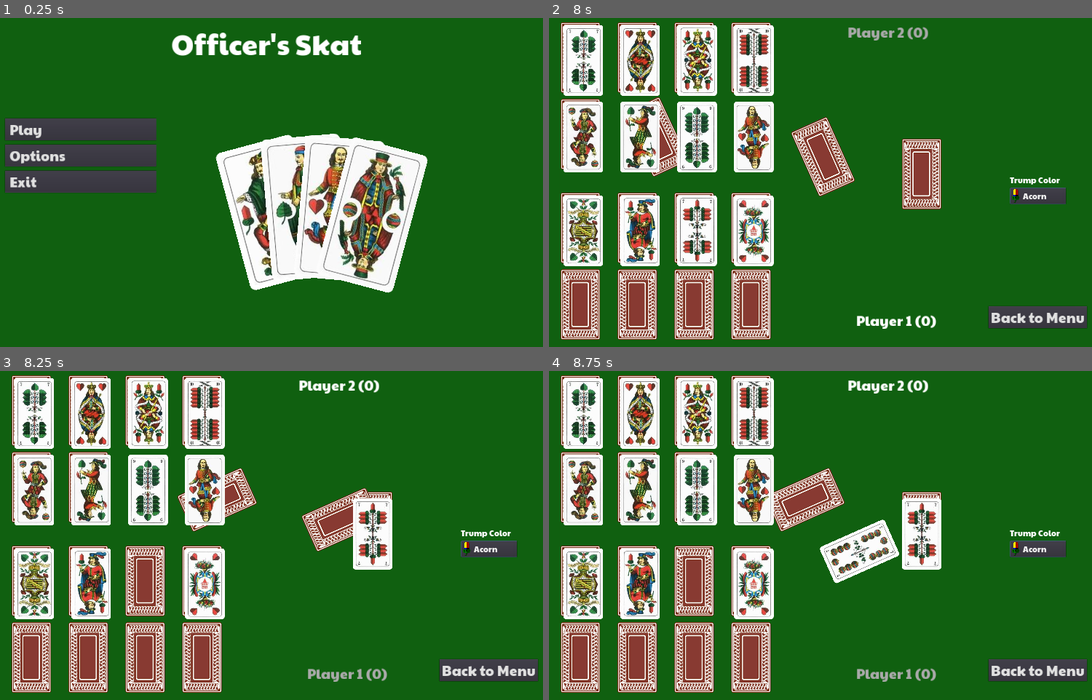
Above: before the commit, frames 1-4 (two rows, left to right).
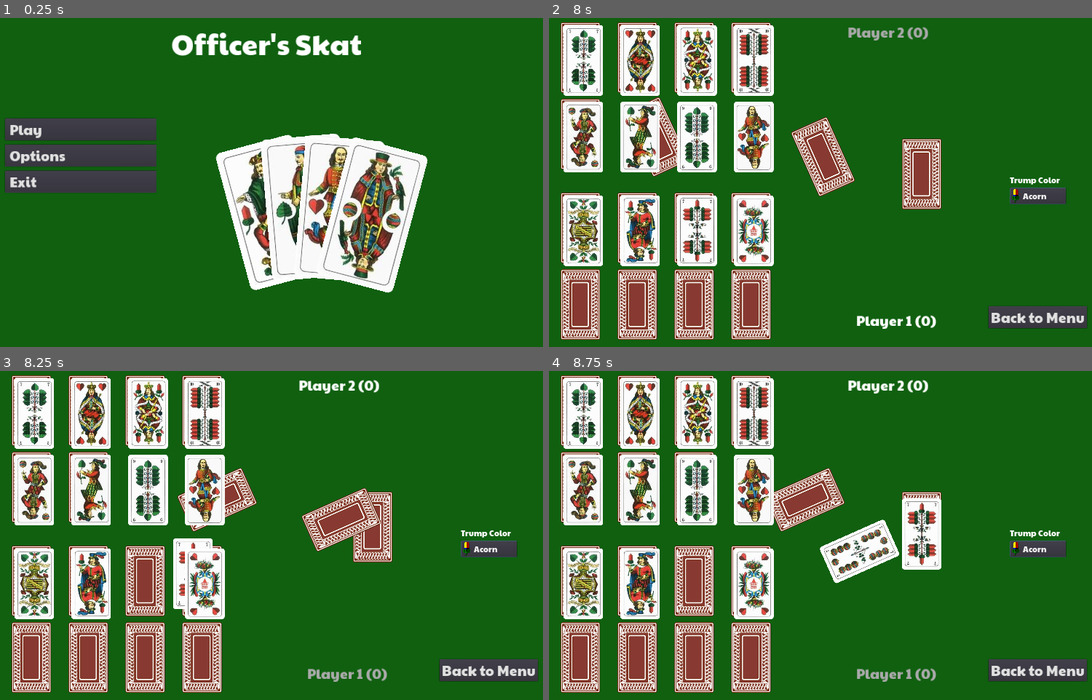
Above: after the commit, the same moments.

Repository: DanielGronau/officers_skat
Game: Godot game, scene res://Menu/Menu.tscn
Two runs of this game, one before a commit and one after it. Both use one fixed random seed, a clock stepped at 60 frames per second and the inputs below.
Inputs (mouse positions are in pixels of both pictures, inside the frame that each line leads up to):
- Up to frame 1 (0.25 s): no input
- Up to frame 2 (8 s): click "Play" at 0.5 s; click "Acorn" at 1.25 s; click "Acorn" at 2 s; click "Acorn" at 2.75 s; move the mouse to (787, 248) at 3.52 s; click (787, 248) at 3.67 s; move the mouse to (988, 231) at 4.27 s; click (988, 231) at 4.42 s; move the mouse to (641, 129) at 5.02 s; click (641, 129) at 5.17 s; move the mouse to (842, 182) at 5.77 s; click (842, 182) at 5.92 s; move the mouse to (728, 96) at 6.52 s; click (728, 96) at 6.67 s; move the mouse to (945, 162) at 7.27 s; click (945, 162) at 7.42 s
- Up to frame 3 (8.25 s): move the mouse to (146, 551) at 8.02 s; click (146, 551) at 8.17 s
- Up to frame 4 (8.75 s): no input

Frames 1-2 are identical in both runs. In frame 3, 1.9% of the frame differs, in the area x 31-73%, y 38-73%; in frame 4, nothing differs.

Commit message:
play card animation

Diff:
--- a/Game/Game.gd
+++ b/Game/Game.gd
@@ -4,7 +4,7 @@
 const rows = [1035, 165, 765, 435]
 
 func _ready():
-	prepareCards(Vector2(1400, 575))
+	initCards(Vector2(1400, 575))
 	$Player1Container.add_child(Global.player1)
 	$Player2Container.add_child(Global.player2)
 	deal_backsides()
@@ -12,7 +12,7 @@
 func _on_BackButton_pressed():
 	get_tree().change_scene("res://Menu/Menu.tscn")
 
-func prepareCards(point: Vector2):
+func initCards(point: Vector2):
 	for card in Global.cards:
 		card.set_position(point)
 		add_child(card)
@@ -44,37 +44,35 @@
 		else:
 			c.loc = Global.Loc.PLAYER2
 		if open:
-			deal_card(c, Vector2(cols[x]+10, rows[y]+10), true)
+			c.z_index = 10
+			c.flip()
+			animate_card(c, Vector2(cols[x]+10, rows[y]+10), true)
 			c.below = Global.cards[i-16]
 		else:
-			deal_card(c, Vector2(cols[x], rows[y]), false)
+			c.z_index = 9
+			animate_card(c, Vector2(cols[x], rows[y]), true)
 
-func deal_card(card: Node, pos: Vector2, open: bool):
-	if open:
-		card.z_index = 10
-	else:
-		card.z_index = 9
-	if card.open != open:
-			card.flip()
+func animate_card(card: Node, pos: Vector2, rotate: bool, speed: float = 1.0):
 	var animation = Animation.new()
 	var track_index = animation.add_track(Animation.TYPE_VALUE)
 	animation.track_set_path(track_index, card.name + ":position")
 	animation.track_insert_key(track_index, 0.0, card.position)
 	animation.track_insert_key(track_index, 1, pos)
-	track_index = animation.add_track(Animation.TYPE_VALUE)
-	animation.track_set_path(track_index, card.name + ":rotation_degrees")
-	animation.track_insert_key(track_index, 0.0, 0)
-	animation.track_insert_key(track_index, 1, 360)
+	if rotate:
+		track_index = animation.add_track(Animation.TYPE_VALUE)
+		animation.track_set_path(track_index, card.name + ":rotation_degrees")
+		animation.track_insert_key(track_index, 0.0, 0)
+		animation.track_insert_key(track_index, 1, 360)
 	var player = AnimationPlayer.new()
 	add_child(player)
 	player.add_animation(card.name, animation)
-	player.play(card.name)
+	player.play(card.name, -1, speed)
 	yield(player, "animation_finished")
 	remove_child(player)
 	player.queue_free()
 
 func _on_card_clicked(card: Card) -> void:
-	if (card.loc == Global.Loc.PLAYER1 && Global.player1.moving) || (card.loc == Global.Loc.PLAYER2 && Global.player2.moving):
+	if Global.trump != null && (card.loc == Global.Loc.PLAYER1 && Global.player1.moving) || (card.loc == Global.Loc.PLAYER2 && Global.player2.moving):
 		if Global.card1_played == null:
 			first_card_played(card)
 		elif Global.card2_played == null && can_play(card):
@@ -83,12 +81,14 @@
 func first_card_played(card: Card) -> void:
 	Global.card1_played = card
 	Global.show_players(true)
-	card.position = Vector2(1400, 600)
+	card.z_index = 100
+	animate_card(card, Vector2(1400, 600), false, 3.0)
 	card.z_index = 9
 
 func second_card_played(card1: Card, card2: Card) -> void:
 	Global.card2_played = card2
-	card2.position = Vector2(1470, 700)
+	card2.z_index = 100
+	animate_card(card2, Vector2(1470, 700), false, 3.0)
 	card2.z_index = 10
 	yield(get_tree().create_timer(1), "timeout")
 	var loc = Global.who_gets_trick()
